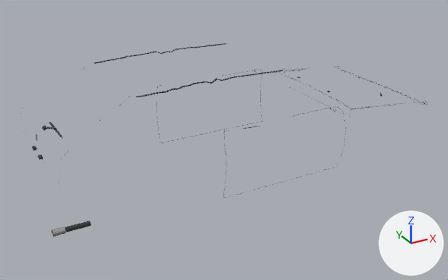
A saved change to the glTF model veiculos/sketchfab/detalhe/gol-quadrado/gol-quadrado_detalhe.glb.
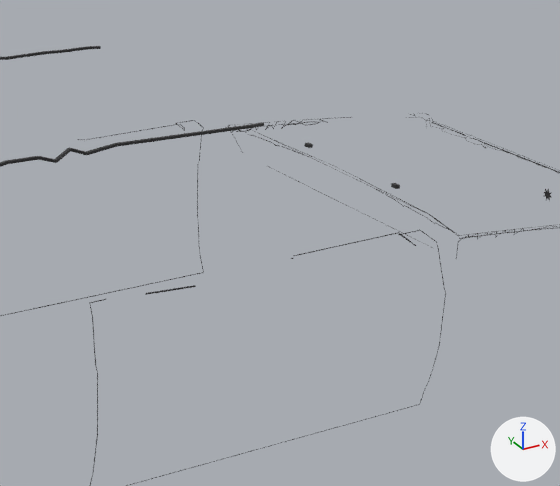
Each version is shown whole from a 50 mm lens placed at (-2.68, -4.76, 2.87), pointed at (-0.09, -0.06, 0.52), then close up on the part from 43% to 86% of the width and 10% to 70% of the height. The axes (+X, +Y, +Z) are drawn at lower right. The lights are the same throughout. The first two pictures are the older version. The close-ups show mesh edges as thin lines.

The first close-up shows 'det_body', 'det_hood' and 3 more.
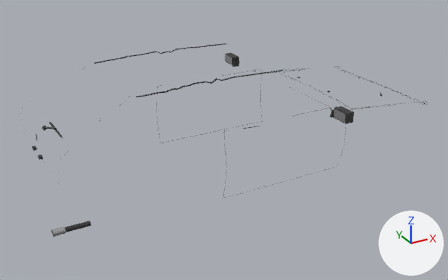
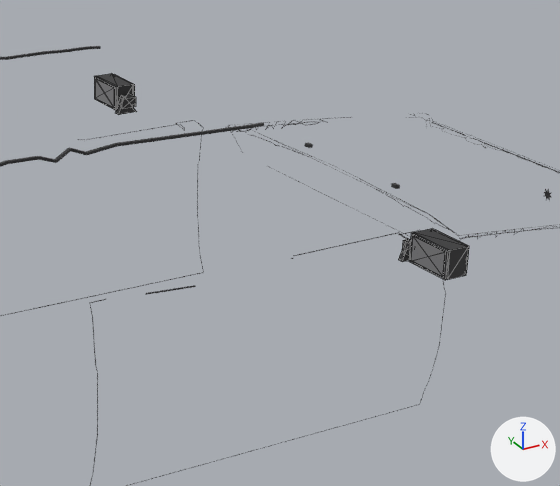
Location of each change, (x1, y1, x2, y2) in pixels of the close-ups (560 x 486 px):
'det_mirror_right', added: after (398, 229, 469, 280)
    faces in mat_chassi (dark grey #2f2f30): (398, 229, 469, 280)
    faces in mat_cromo (light grey #ceced1): (411, 236, 445, 277)
'det_mirror_left', added: after (94, 74, 137, 115)
    faces in mat_chassi (dark grey #2f2f30): (94, 74, 137, 115)
    faces in mat_cromo (light grey #ceced1): (95, 78, 115, 108)

The change, as a list of edits to the scene's bpy script:
```text
Add me_det_mirror_right:
    me_det_mirror_right.from_pydata(...)  # 42 vertices, 66 faces; spans x 0.513..0.609, y -1.044..-0.839, z 0.911..1.006
    # faces by material slot: [54, 12]
    me_det_mirror_right.materials.append(mat_chassi)  # dark grey #2f2f30
    me_det_mirror_right.materials.append(mat_cromo)  # light grey #ceced1
Add me_det_mirror_left:
    me_det_mirror_left.from_pydata(...)  # 42 vertices, 66 faces; spans x 0.509..0.605, y 0.821..1.026, z 0.91..1.005
    # faces by material slot: [54, 12]
    me_det_mirror_left.materials.append(mat_chassi)  # dark grey #2f2f30
    me_det_mirror_left.materials.append(mat_cromo)  # light grey #ceced1
Add ob_det_mirror_right:
    ob_det_mirror_right = bpy.data.objects.new('det_mirror_right', me_det_mirror_right)
    ob_det_mirror_right.location = (0.0, 0.0, 0.0)
Add ob_det_mirror_left:
    ob_det_mirror_left = bpy.data.objects.new('det_mirror_left', me_det_mirror_left)
    ob_det_mirror_left.location = (0.0, 0.0, 0.0)
```
